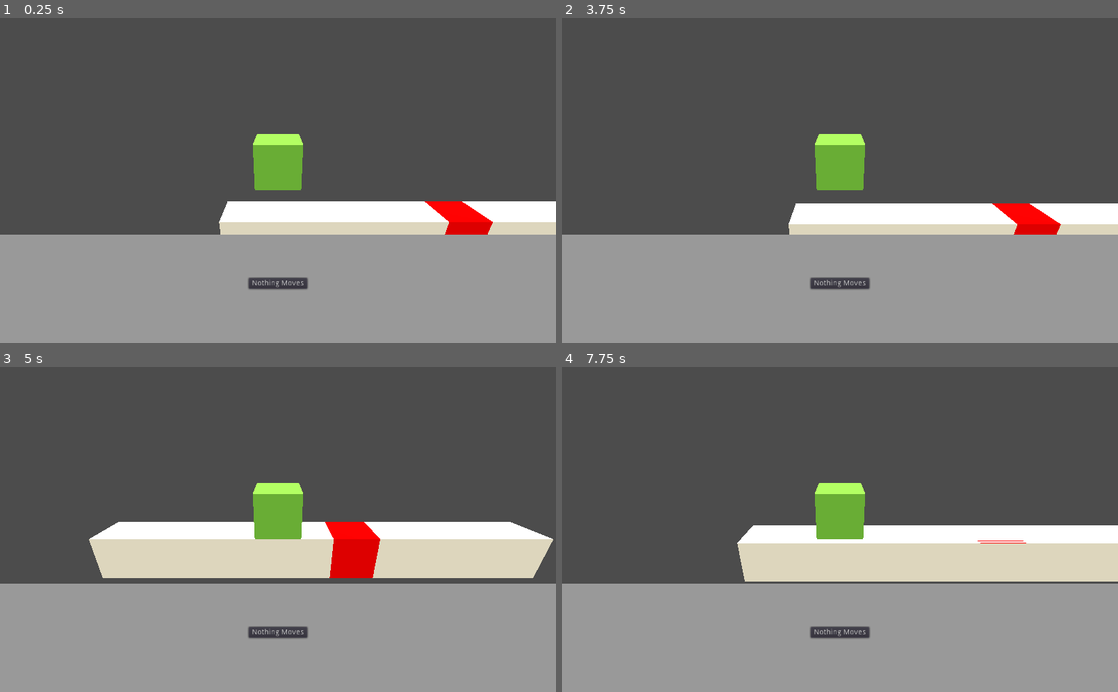
Above: before the commit, frames 1-4 (two rows, left to right).
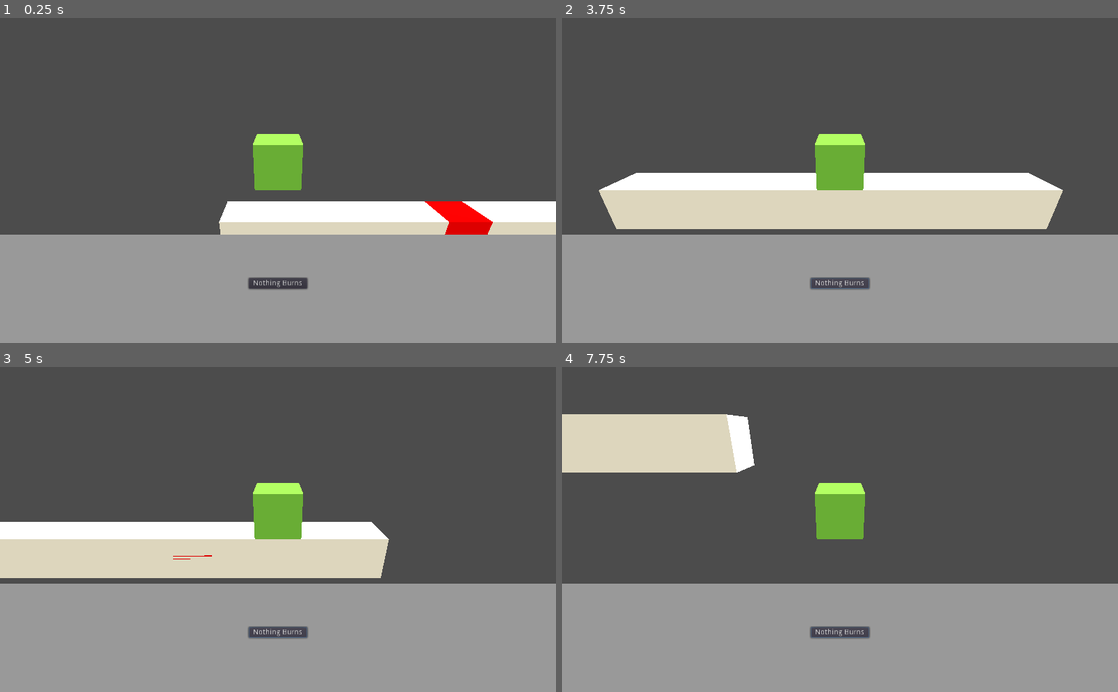
Above: after the commit, the same moments.

Repository: adngdb/ldjam45
Game: Godot game, scene res://Scenes/Main.tscn
Same seed, same stepped clock (60 frames per second), same inputs: the game is played once before the commit and once after it.
Inputs:
- Up to frame 1 (0.25 s): no input
- Up to frame 2 (3.75 s): click "Nothing Moves" (after the commit: "Nothing Burns") at 0.5 s; click "Nothing Moves" (after the commit: "Nothing Burns") at 1.25 s; click "Nothing Moves" (after the commit: "Nothing Burns") at 2 s
- Up to frame 3 (5 s): no input
- Up to frame 4 (7.75 s): no input

The runs differ from the first frame. In frame 1, less than 0.1% of the frame differs, in the area x 45-55%, y 80-83%; in frame 2, 15%; in frame 3, 9.5%; in frame 4, 18%, in the area x 0-100%, y 14-84%.

Commit message:
NOTHING_BURNS

Diff:
--- a/Scenes/ControlDragDropHorizontal.tscn
+++ b/Scenes/ControlDragDropHorizontal.tscn
@@ -21,5 +21,5 @@
 margin_top = 80.0
 margin_right = 566.0
 margin_bottom = 100.0
-text = "Nothing Moves"
+text = "Nothing Burns"
 script = ExtResource( 1 )
--- a/Scripts/Fire.gd
+++ b/Scripts/Fire.gd
@@ -2,4 +2,6 @@
 
 func _on_Fire_body_entered(body):
 	print(body)
-	State.kill_player()
+
+	if not State.NOTHING_BURNS in State.rules_active:
+		State.kill_player()
--- a/Scripts/NothingMovesButton.gd
+++ b/Scripts/NothingMovesButton.gd
@@ -1,4 +1,4 @@
 extends Button
 
 func _ready():
-	self.connect("pressed", State, "toggle_rule", [State.NOTHING_MOVES])
+	self.connect("pressed", State, "toggle_rule", [State.NOTHING_BURNS])
--- a/Scripts/State.gd
+++ b/Scripts/State.gd
@@ -2,6 +2,7 @@
 
 enum {
 	NOTHING_MOVES,
+	NOTHING_BURNS
 }
 
 var rules_available = [NOTHING_MOVES]
